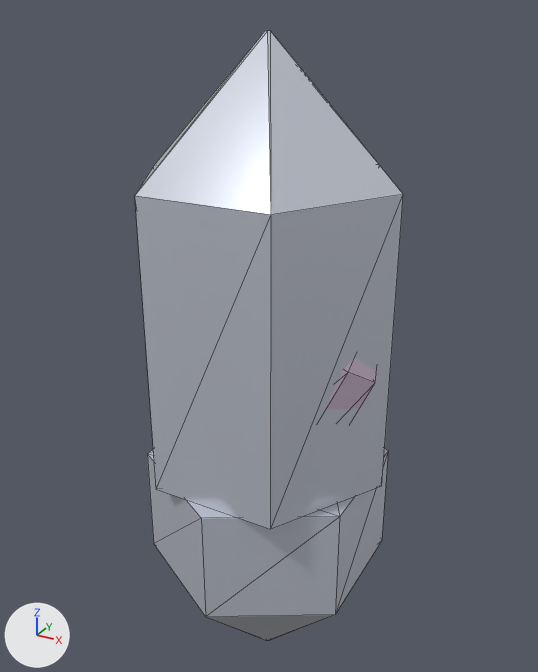
The glTF model game/assets/models/items/quartz_crystal.glb as it was, and as the next commit left it.
One viewpoint serves both versions: a camera (50 mm lens) standing at (0.434, -0.786, 0.472) and looking at (-0.013, 0.026, 0.066). Every picture has the same lights, and +X, +Y and +Z are marked at lower left. The first picture is the older version. Mesh edges are drawn as thin lines. Vertices at exactly the same position are counted once.
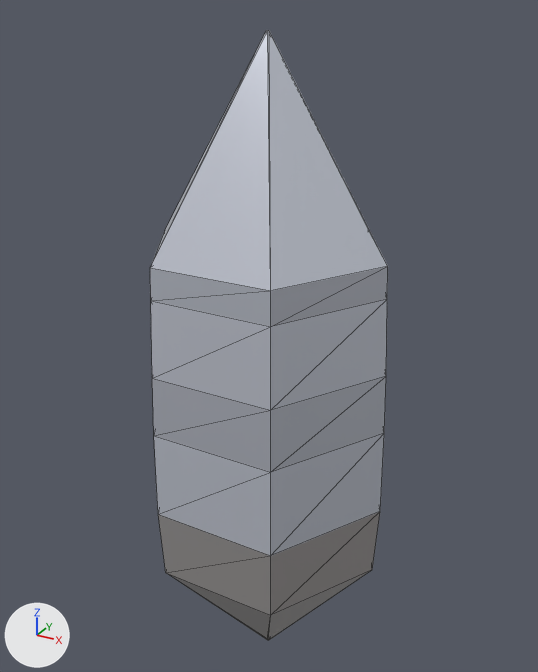
Pixel boxes (x1, y1, x2, y2) of what changed, in the pictures (538 x 672 px):
'Mesh', reshaped (11% narrower): before (135, 30, 403, 641); after (150, 30, 388, 640)
part 1 of me_item_quartz__mesh, rebuilt (11% narrower, 22% taller): before (135, 30, 403, 529); after (150, 30, 388, 640)
part 2 of me_item_quartz__mesh, deleted: before (326, 359, 377, 409)
part 3 of me_item_quartz__mesh, deleted: before (147, 449, 388, 641)

The change, as a list of edits to the scene's bpy script:
```text
Change me_item_quartz__mesh:
    used by ob_mesh; location = (0.0, 0.0, 0.0)
    remove me_item_quartz__mesh.from_pydata(...)  # 90 vertices, 160 faces; spans x -0.17..0.17, y -0.17..0.17, z -0.45..0.45
    add me_item_quartz__mesh.from_pydata(...)  # 74 vertices, 120 faces; spans x -0.17..0.17, y -0.147..0.147, z -0.45..0.45
    me_item_quartz__mesh part 1: the loose piece of 18 vertices spanning x -0.17..0.17, y -0.147..0.147, z -0.1..0.45 is rebuilt with 48 vertices and now spans x -0.17..0.17, y -0.147..0.147, z -0.45..0.45
    me_item_quartz__mesh part 2: the loose piece of 18 vertices spanning x 0.015..0.161, y -0.121..0.021, z -0.076..0.164 is deleted
    me_item_quartz__mesh part 3
    18 vertices are removed from x -0.147..0.147, y -0.17..0.17, z -0.45..-0.1
    32 faces are deleted
    other edits to the shape of me_item_quartz__mesh do not show in these pictures
```
